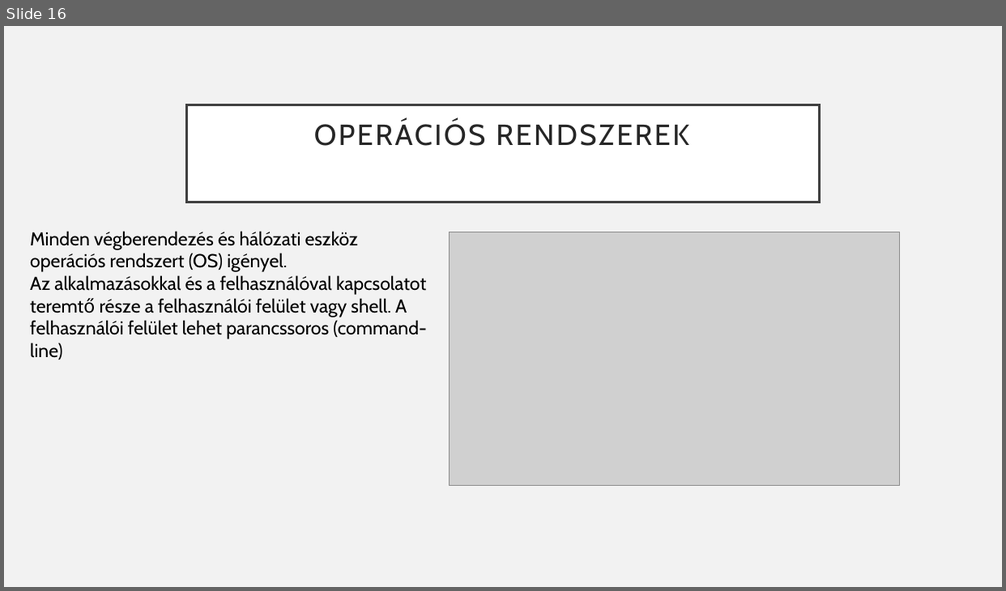
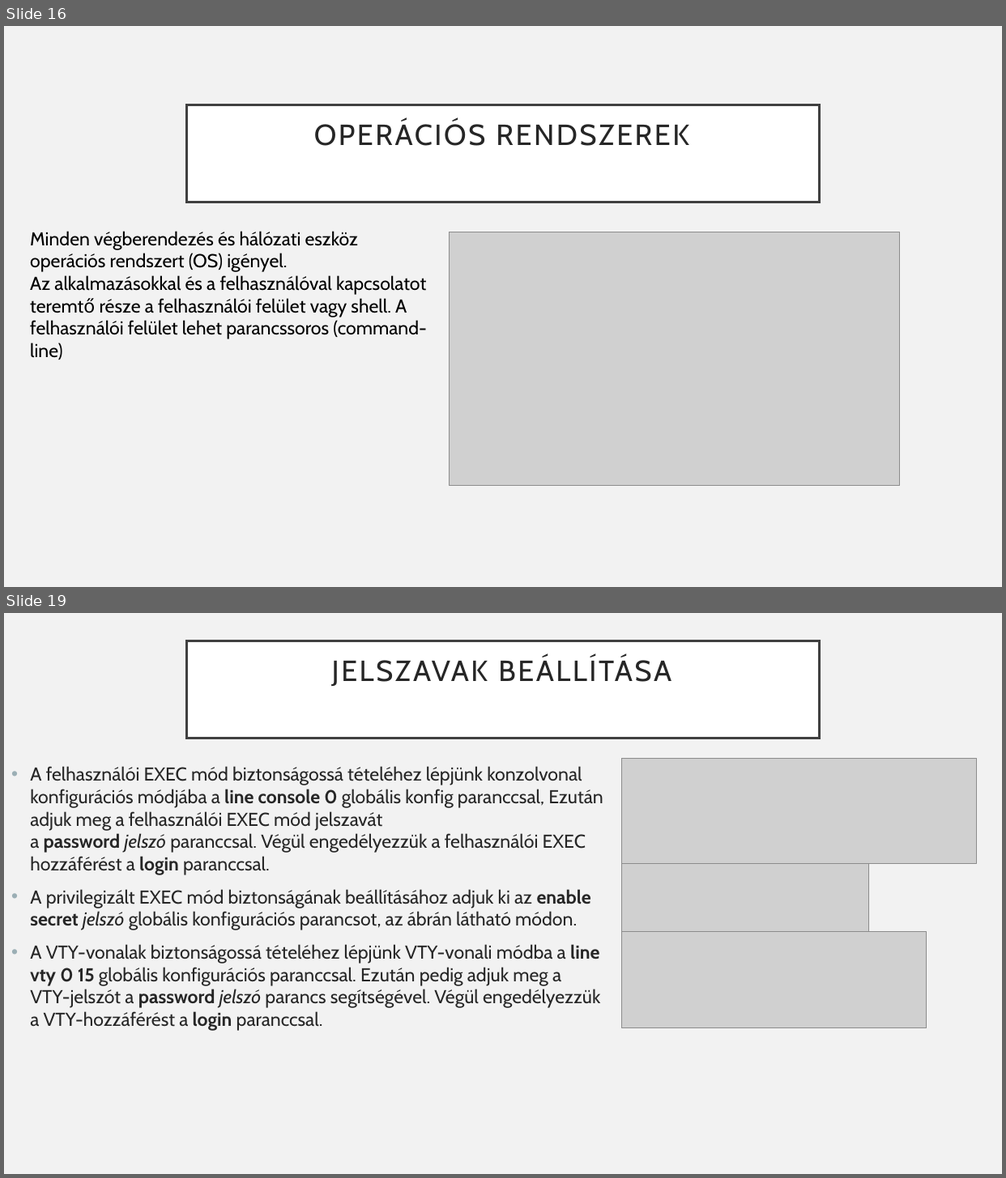
Before and after one commit to Feenc/sulishtml, a slide deck: cisco2.pptx. Shown one above the other, each under a label of ours: slide 16 before the commit, slides 16 and 19 after it; the slides between them are not shown. The pictures are 1006x591 and 1006x1178 pixels, drawn with LibreOffice and Linux fonts; fonts in the diff are those of the drawing; grey boxes stand for pictures. Boxes give left, top, right and bottom in pixels: in the first picture for what was removed or moved away, otherwise in the second. Text is boxed around its words. In the diff, an @@ line names an element or a change of style, - is before the commit and + after.

```diff
--- a/cisco2.pptx
+++ b/cisco2.pptx
@@ slide 19 added at [4,613,1002,1174], background #F2F2F2 @@
@@ title added at [187,641,819,738], fill #FFFFFF, outline #404040 2.5 pt, 28 pt, text #262626 @@
+JELSZAVAK BEÁLLÍTÁSA
@@ text added at [30,766,603,1031], 18 pt, text #262626 @@
+• A felhasználói EXEC mód biztonságossá tételéhez lépjünk konzolvonal konfigurációs módjába a line console 0 globális konfig paranccsal, Ezután adjuk meg a felhasználói EXEC mód jelszavát a password jelszó paranccsal. Végül engedélyezzük a felhasználói EXEC hozzáférést a login paranccsal.
+• A privilegizált EXEC mód biztonságának beállításához adjuk ki az enable secret jelszó globális konfigurációs parancsot, az ábrán látható módon.
+• A VTY-vonalak biztonságossá tételéhez lépjünk VTY-vonali módba a line vty 0 15 globális konfigurációs paranccsal. Ezután pedig adjuk meg a VTY-jelszót a password jelszó parancs segítségével. Végül engedélyezzük a VTY-hozzáférést a login paranccsal.
@@ picture added at [621,759,977,864] @@
@@ picture added at [621,864,868,932] @@
@@ picture added at [621,932,927,1029] @@
```
Also in this commit, not shown: 2 slides changed, 2 other slides added, 1 slide removed, 18 other files.
